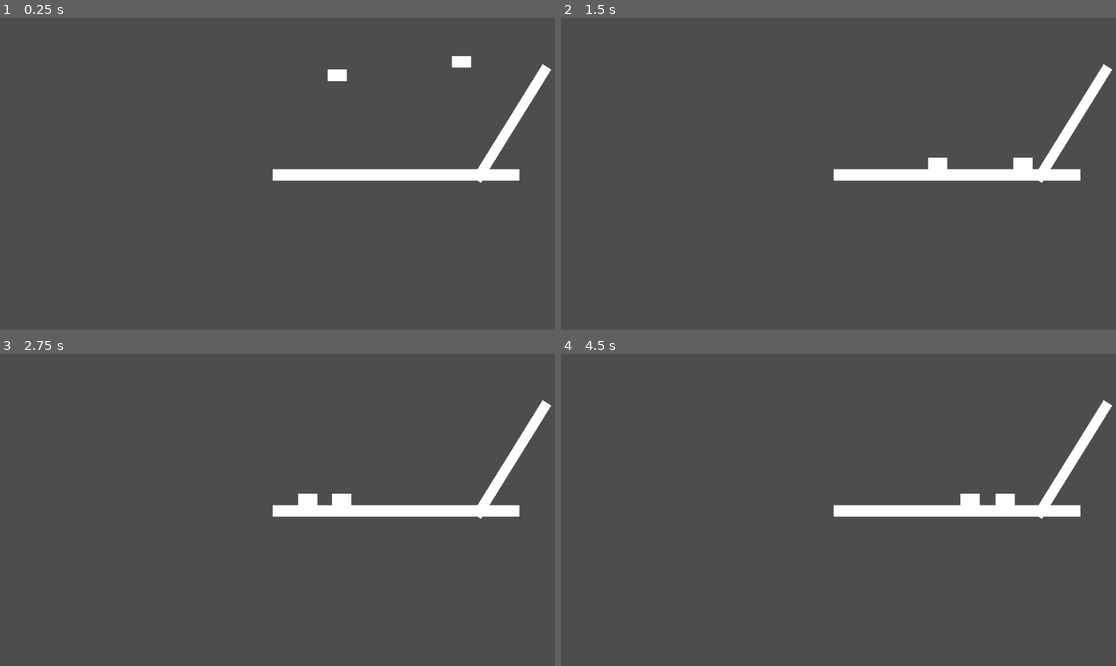
Above: before the commit, frames 1-4 (two rows, left to right).
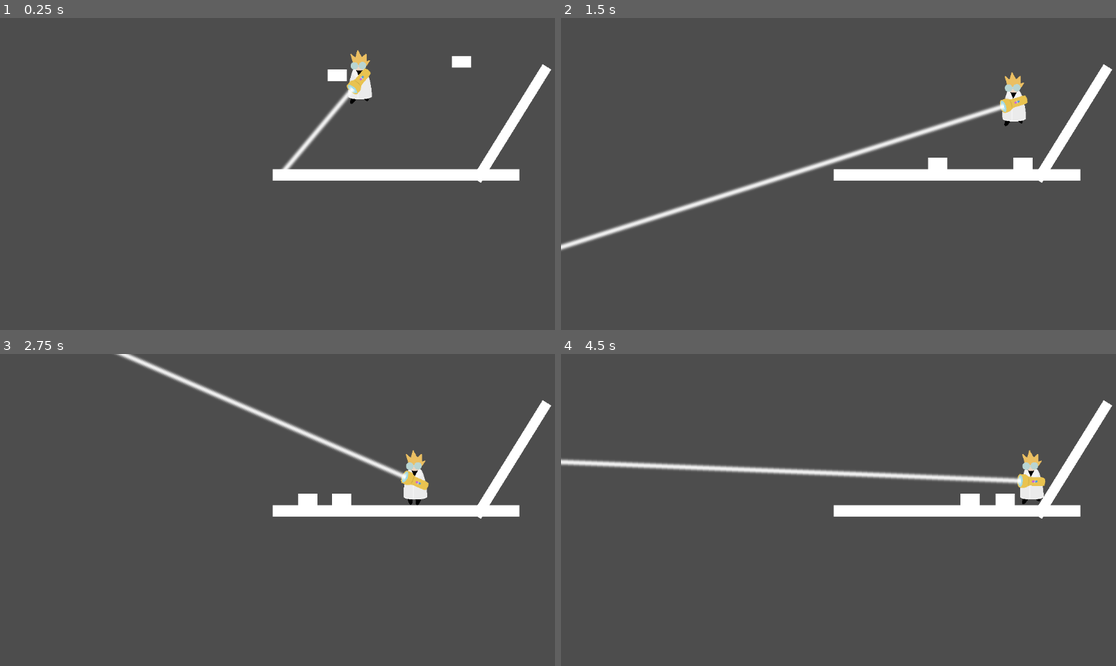
Above: after the commit, the same moments.

Repository: rafesholler/GMTK-2024
Game: Godot game, scene res://levels/test.tscn
Same seed, same stepped clock (60 frames per second), same inputs: the game is played once before the commit and once after it.
Inputs (mouse positions are in pixels of both pictures, inside the frame that each line leads up to):
- Up to frame 1 (0.25 s): no input
- Up to frame 2 (1.5 s): move the mouse to (960, 158) at 0.52 s; hold E (Enlarge) 0.53-1.28 s; hold D (Right) from 0.53 s (still down); tap Space (Jump) at 0.77 s; move the mouse to (727, 189) at 1.27 s; tap Q (Shrink) at 1.35 s
- Up to frame 3 (2.75 s): tap Space (Jump) at 1.52 s; move the mouse to (333, 441) at 2.02 s; release D (Right) at 2.03 s; hold A (Left) from 2.03 s (still down); hold E (Enlarge) from 2.03 s (still down)
- Up to frame 4 (4.5 s): move the mouse to (810, 572) at 2.77 s; release A (Left) at 2.78 s; release E (Enlarge) at 2.78 s; hold D (Right) 2.78-4.28 s; tap Q (Shrink) at 2.85, 4.35 s; tap Space (Jump) at 3.02, 3.77 s; move the mouse to (1005, 556) at 3.52 s; hold E (Enlarge) 3.53-4.28 s; move the mouse to (672, 463) at 4.27 s; hold A (Left) from 4.28 s (still down)

The runs differ from the first frame. In frame 1, 0.9% of the frame differs, in the area x 50-68%, y 10-49%; in frame 2, 2.4%, in the area x 0-85%, y 17-75%; in frame 3, 1.8%; in frame 4, 2.4%.

Commit message:
Update player.tscn

Diff:
--- a/characters/player.tscn
+++ b/characters/player.tscn
@@ -100,10 +100,6 @@
 [node name="RayCast2D" type="RayCast2D" parent="Raygun"]
 target_position = Vector2(5000, 0)
 collision_mask = 5
-[node name="Sprite" type="Sprite2D" parent="Ray"]
-modulate = Color(0.392157, 1, 1, 0.392157)
-position = Vector2(26, 0)
-texture = ExtResource("4_4b6gx")
 
 [node name="JumpCutTimer" type="Timer" parent="."]
 process_callback = 0
